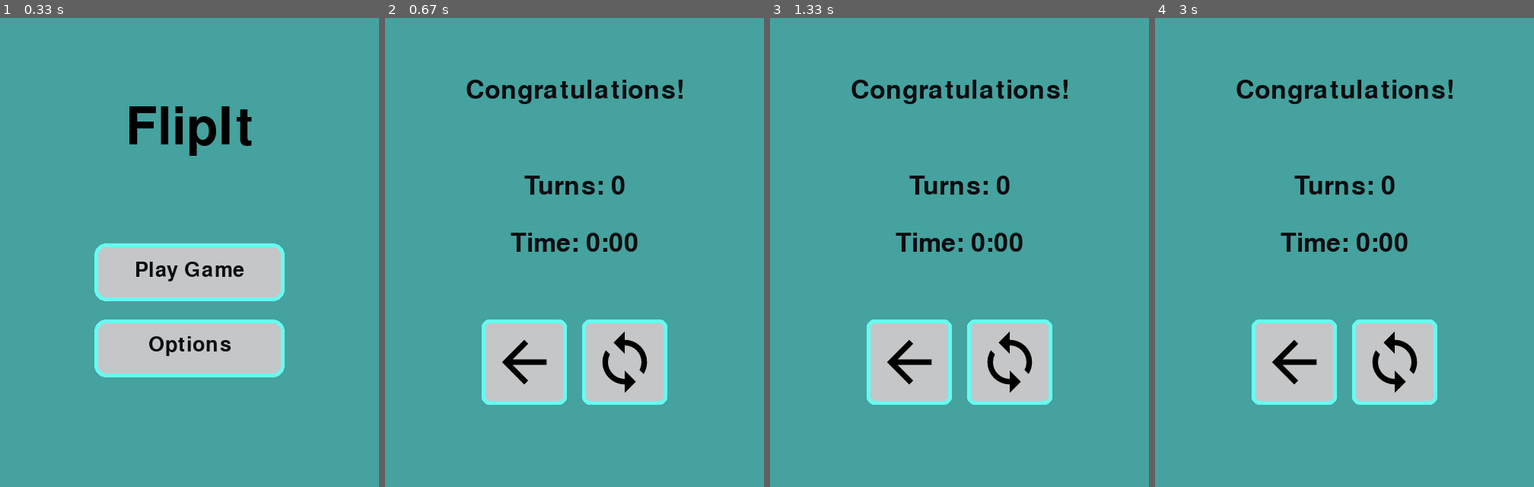
Above: before the commit, frames 1-4 (left to right).
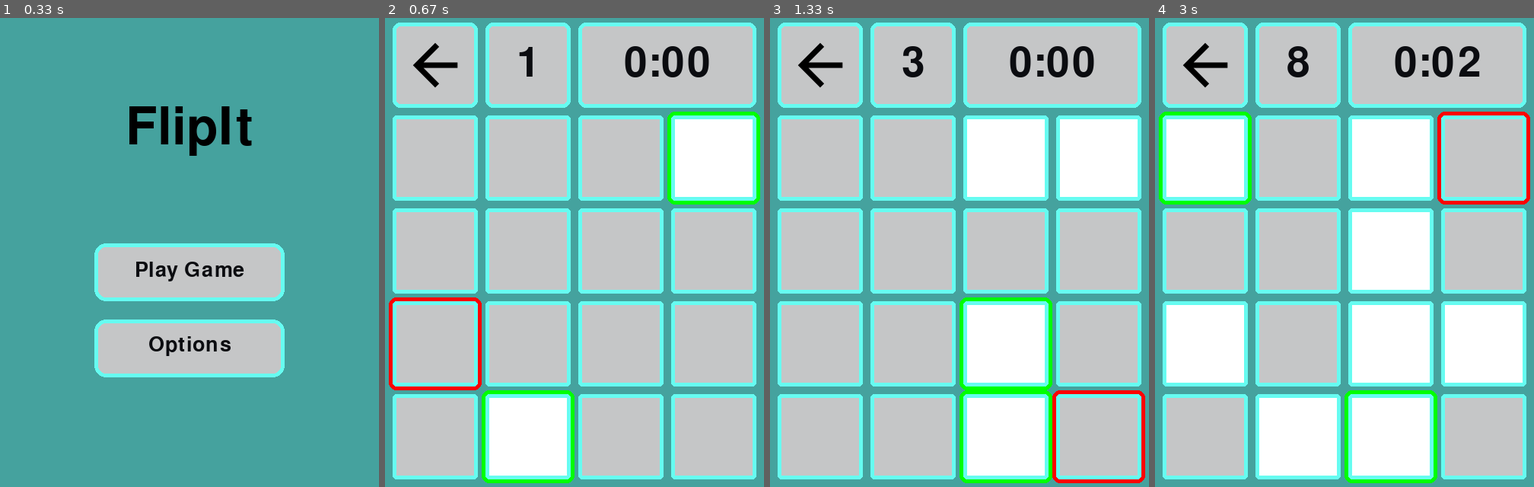
Above: after the commit, the same moments.

Repository: 03kkim/FlipIt
Game: pygame game, started from main.py
Same seed, same stepped clock (60 frames per second), same inputs: the game is played once before the commit and once after it.
Inputs (mouse positions are in pixels of both pictures, inside the frame that each line leads up to):
- Up to frame 1 (0.33 s): no input
- Up to frame 2 (0.67 s): press the mouse at (574, 271) at 0.37 s; move the mouse to (513, 318) at 0.47 s; release the mouse at (457, 360) at 0.6 s
- Up to frame 3 (1.33 s): press the mouse at (959, 271) at 0.7 s; move the mouse to (895, 205) at 0.8 s; release the mouse at (830, 139) at 0.93 s; press the mouse at (819, 341) at 1.03 s; move the mouse to (959, 383) at 1.13 s; release the mouse at (1103, 430) at 1.27 s
- Up to frame 4 (3 s): press the mouse at (1204, 158) at 1.37 s; move the mouse to (1234, 280) at 1.47 s; release the mouse at (1261, 402) at 1.6 s; press the mouse at (1299, 435) at 1.7 s; move the mouse to (1268, 379) at 1.8 s; release the mouse at (1238, 322) at 1.93 s; press the mouse at (1299, 435) at 2.03 s; move the mouse to (1374, 430) at 2.13 s; release the mouse at (1450, 421) at 2.27 s; press the mouse at (1389, 252) at 2.37 s; move the mouse to (1382, 308) at 2.47 s; release the mouse at (1374, 369) at 2.6 s; press the mouse at (1484, 435) at 2.7 s; move the mouse to (1465, 285) at 2.8 s; release the mouse at (1450, 135) at 2.93 s

Frame 1 is identical in both runs. In frame 2, 81% of the frame differs, in the area x 1-99%, y 0-100%; in frame 3, 82%; in frame 4, 83%.

Commit message:
Make borders of end screen buttons highlight on mouseover & remove auto-win test

Diff:
--- a/main.py
+++ b/main.py
@@ -87,8 +87,6 @@
     print(board.relationships)
     grid = board.return_grid()
     object_grid = []
-    for num in range(16):
-        board.flip(num)
 
     # Define some colors
     BLACK = (0, 0, 0)
@@ -147,7 +145,7 @@
             for event in pygame.event.get():
                 if event.type == pygame.QUIT:
                     done = True
-                elif event.type == pygame.MOUSEBUTTONDOWN:
+                elif event.type == pygame.MOUSEBUTTONUP:
                     # User clicks the mouse. Get the position
                     pos = pygame.mouse.get_pos()
                     # Change the x/y screen coordinates to grid coordinates
@@ -260,7 +258,7 @@
             for event in pygame.event.get():
                 if event.type == pygame.QUIT:
                     done = True
-                elif event.type == pygame.MOUSEBUTTONDOWN:
+                elif event.type == pygame.MOUSEBUTTONUP:
                     # User clicks the mouse. Get the position
                     pos = pygame.mouse.get_pos()
                     if (pos[0] >= 127 and pos[0] <= 239) and (pos[1] >= 400 and pos[1] <= 512):
@@ -282,13 +280,13 @@
             retry_box_y = 400
 
             pygame.draw.rect(screen, c3, (back_box_x, back_box_y, width, height), border_radius=10)
-            pygame.draw.rect(screen, c2, (back_box_x, back_box_y, width, height), 5, border_radius=10)
+            border1 = pygame.draw.rect(screen, c2, (back_box_x, back_box_y, width, height), 5, border_radius=10)
             back_arrow = pygame.image.load("./sprites/back_arrow.svg")
             back_rect = back_arrow.get_rect()
             screen.blit(back_arrow, (back_box_x + 12, back_box_y + 12), back_rect)
 
             pygame.draw.rect(screen, c3, (retry_box_x, retry_box_y, width, height), border_radius=10)
-            pygame.draw.rect(screen, c2, (retry_box_x, retry_box_y, width, height), 5, border_radius=10)
+            border2 = pygame.draw.rect(screen, c2, (retry_box_x, retry_box_y, width, height), 5, border_radius=10)
             retry_arrow = pygame.image.load("./sprites/retry.svg")
             retry_rect = retry_arrow.get_rect()
             screen.blit(retry_arrow, (retry_box_x + 12, retry_box_y + 12), retry_rect)
@@ -298,6 +296,11 @@
             draw_text("Turns: " + str(turn), win_font, c5, 249, 225)
             draw_text("Time: " + stopwatch, win_font, c5, 249, 300)
 
+            # Highlights borders of the square on mouseover
+            if border1.collidepoint(pygame.mouse.get_pos()):
+                pygame.draw.rect(screen, c4, (back_box_x, back_box_y, width, height), 5, border_radius=10)
+            if border2.collidepoint(pygame.mouse.get_pos()):
+                pygame.draw.rect(screen, c4, (retry_box_x, retry_box_y, width, height), 5, border_radius=10)
 
         # --- Go ahead and update the screen with what we've drawn.
         pygame.display.flip()
